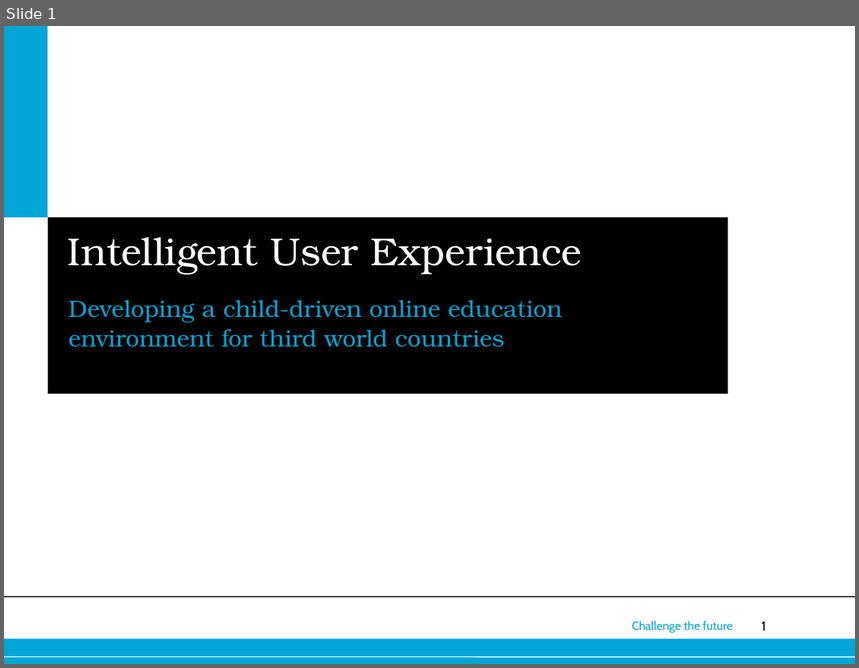
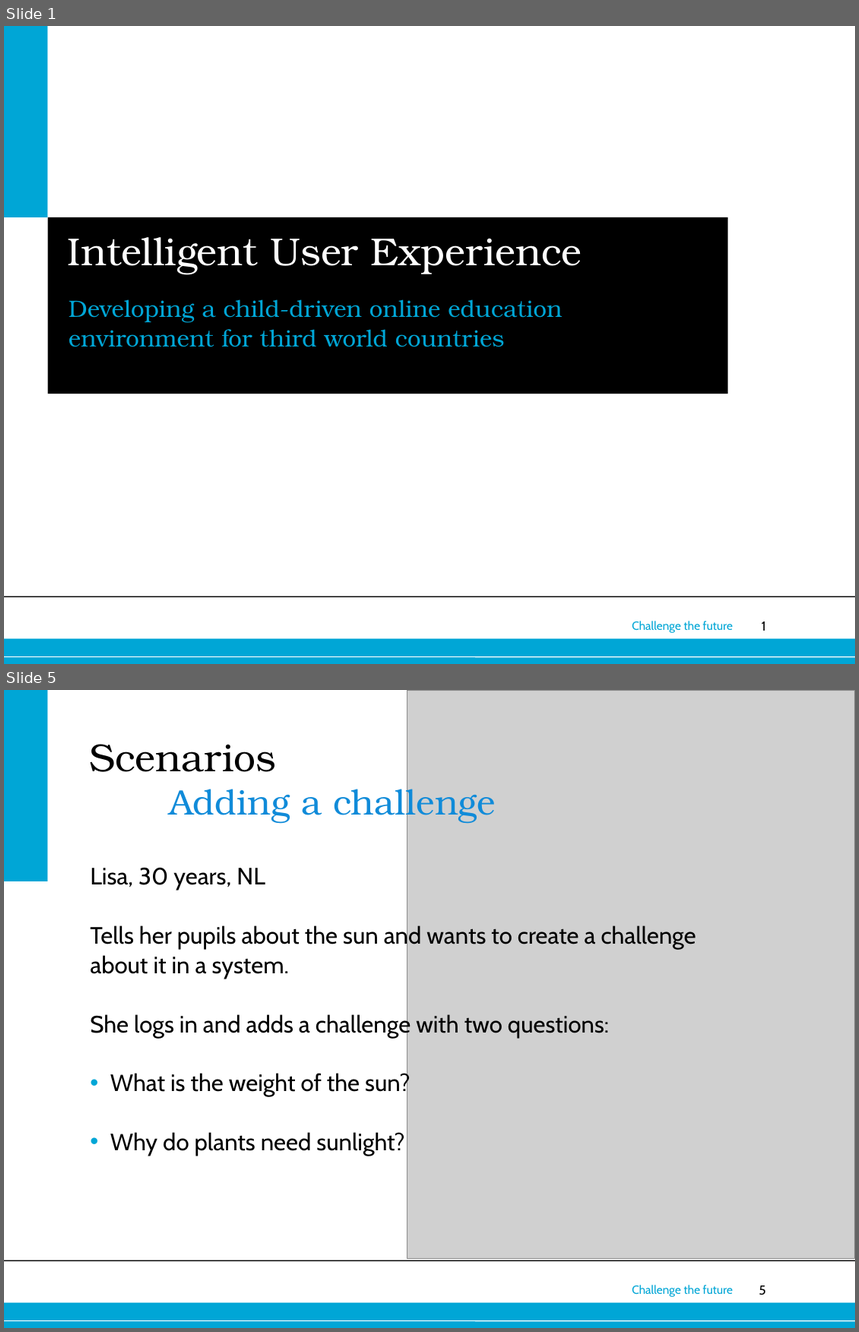
Before and after one commit to dzzh/IN4179-IUXE, a slide deck: Presentations/final presentation.ppt. Shown one above the other, each under a label of ours: slide 1 before the commit, slides 1 and 5 after it; the slides between them are not shown. The pictures are 859x668 and 859x1332 pixels, drawn with LibreOffice and Linux fonts; fonts in the diff are those of the drawing; grey boxes stand for pictures; background and template pictures are left out. Boxes give left, top, right and bottom in pixels: in the first picture for what was removed or moved away, otherwise in the second. Text is boxed around its words. In the diff, an @@ line names an element or a change of style, - is before the commit and + after.

```diff
--- a/Presentations/final presentation.ppt
+++ b/Presentations/final presentation.ppt
@@ slide 5 added at <box>4,690,855,1328</box>, background #FFFFFF; not listed: 5 template elements that a slide beside it also shows @@
@@ rectangle added at <box>4,690,47,882</box>, fill #00A6D6 @@
@@ picture added at <box>408,690,855,1258</box> @@
@@ title added at <box>89,744,495,822</box>, 30 pt, text #108BD9 @@
+Scenarios
+Adding a challenge
@@ text added at <box>90,867,696,1157</box>, 20 pt, text #000000 @@
+Lisa, 30 years, NL
+Tells her pupils about the sun and wants to create a challenge about it in a system.
+She logs in and adds a challenge with two questions:
+• What is the weight of the sun?
+• Why do plants need sunlight?
```
Also in this commit, not shown: 14 other slides added, 6 slides removed, 1 other file.
